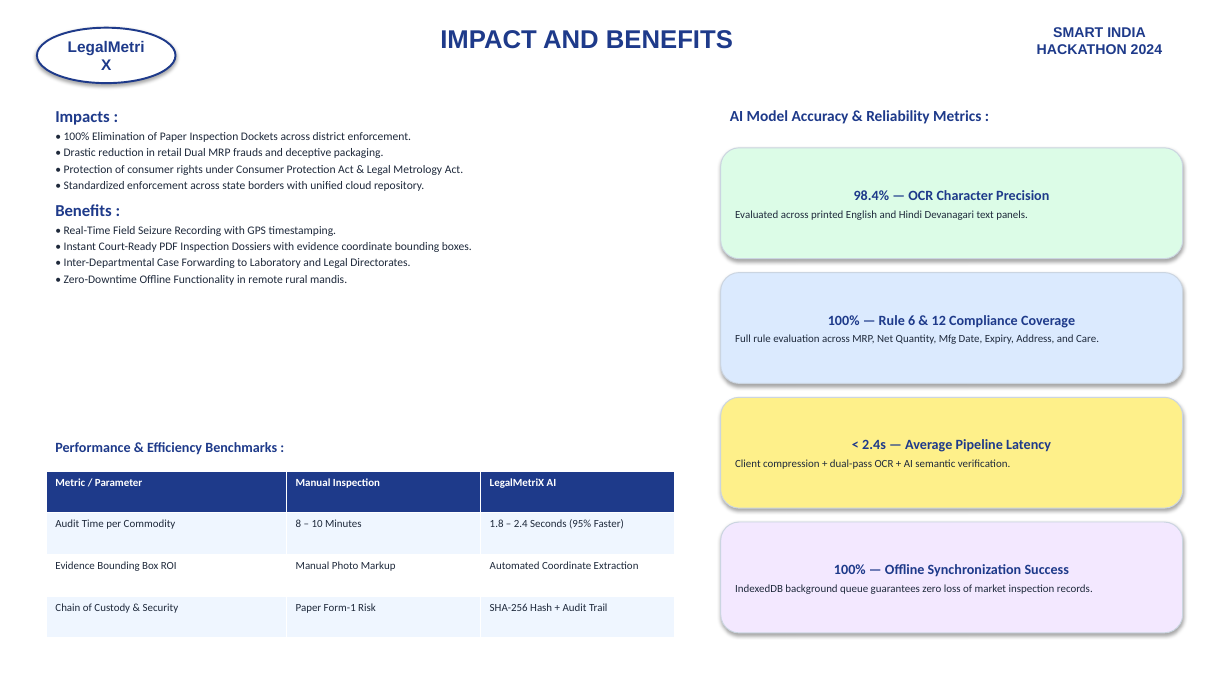
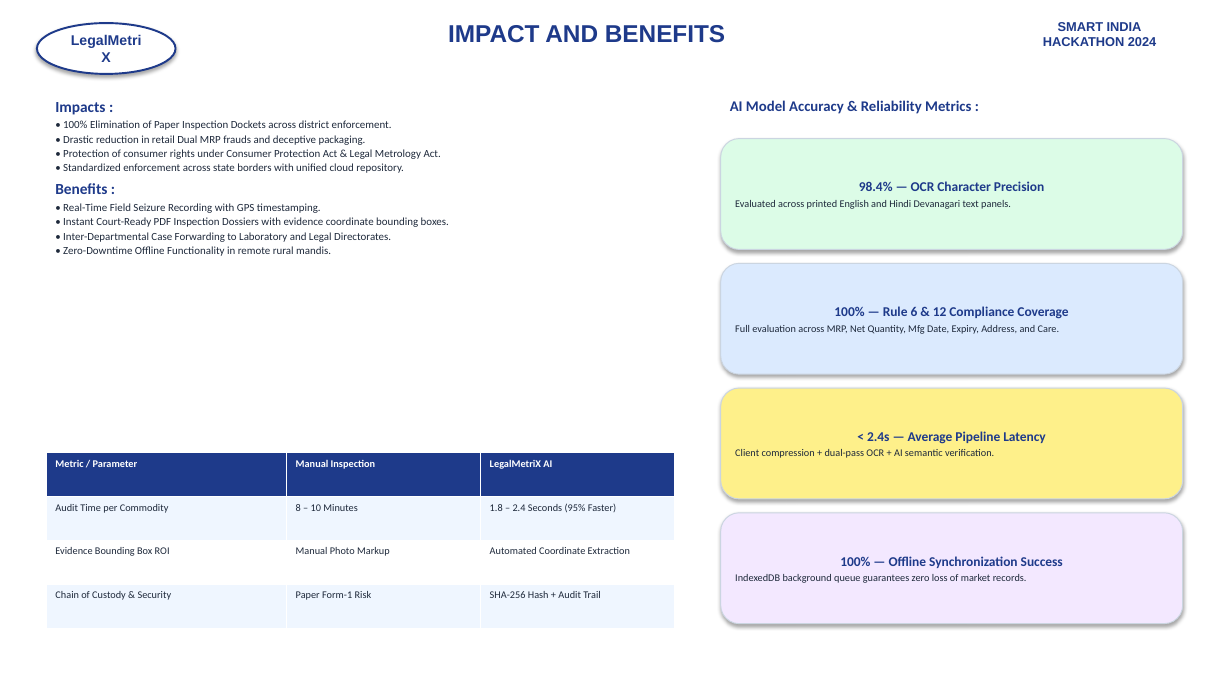
Before and after one commit to bathulayashwanth6840-cmd/legal-metrology-dist, a slide deck: slide 5 of public/LegalMetriX_SIH_Presentation.pptx. Drawn at 1232x693 pixels with LibreOffice and Linux fonts; fonts in the diff are those of the drawing. Boxes give left, top, right and bottom in pixels: in the first picture for what was removed or moved away, otherwise in the second. Text is boxed around its words. In the diff, an @@ line names an element or a change of style, - is before the commit and + after.

```diff
--- a/public/LegalMetriX_SIH_Presentation.pptx
+++ b/public/LegalMetriX_SIH_Presentation.pptx
@@ ellipse "LegalMetriX" resized from (x1=37, y1=28, x2=176, y2=83) to (x1=37, y1=23, x2=176, y2=74) @@
@@ ellipse "LegalMetriX" at (x1=37, y1=23, x2=176, y2=74): size 12 to 11 pt @@
@@ text "IMPACT AND BENEFITS" at (x1=448, y1=25, x2=725, y2=43): size 20 to 19 pt @@
@@ text "SMART INDIA HACKATHON 2024" at (x1=1043, y1=22, x2=1156, y2=46): size 11 to 10 pt @@
@@ text "Impacts :" at (x1=55, y1=102, x2=449, y2=256): size 13 to 12 pt in "Impacts :", "Benefits :"; size 9 to 8.5 pt; less space between paragraphs @@
@@ text "AI Model Accuracy & Reliability ..." at (x1=730, y1=100, x2=971, y2=114): size 12 to 11.5 pt @@
@@ rounded rectangle "98.4% — OCR Character Precision" at (x1=721, y1=139, x2=1183, y2=250): size 11 to 10.5 pt in "98.4% — OCR Character Precision"; size 8.5 to 8 pt in "Evaluated across printed English and Hindi Devanagari ..."; less space between paragraphs @@
@@ text in rounded rectangle at (x1=735, y1=325, x2=1060, y2=334): text changed; size 8.5 to 8 pt @@
-Full rule evaluation across MRP, Net Quantity, Mfg Date, Expiry, Address, and Care.
+Full evaluation across MRP, Net Quantity, Mfg Date, Expiry, Address, and Care.
@@ text in rounded rectangle at (x1=834, y1=306, x2=1068, y2=319): size 11 to 10.5 pt in "100% — Rule 6 & 12 Compliance ..." @@
@@ rounded rectangle "< 2.4s — Average Pipeline ..." at (x1=721, y1=388, x2=1183, y2=499): size 11 to 10.5 pt in "< 2.4s — Average Pipeline Latency"; size 8.5 to 8 pt in "Client compression + dual-pass OCR + AI ..."; less space between paragraphs @@
@@ text removed at (x1=55, y1=442, x2=277, y2=455) @@
-Performance & Efficiency Benchmarks :
@@ table at (x1=46, y1=453, x2=675, y2=628) @@
@@ size 8.5 to 8 pt @@
@@ table resized from (x1=46, y1=471, x2=675, y2=638) to (x1=46, y1=453, x2=675, y2=628) @@
@@ 4 rounded rectangles, 2 texts moved together from (x1=55, y1=110, x2=1183, y2=633) to (x1=55, y1=100, x2=1183, y2=624) @@
@@ text in rounded rectangle at (x1=840, y1=556, x2=1063, y2=568): size 11 to 10.5 pt in "100% — Offline Synchronization Success" @@
@@ text in rounded rectangle at (x1=735, y1=574, x2=1027, y2=583): text changed; size 8.5 to 8 pt @@
-IndexedDB background queue guarantees zero loss of market inspection records.
+IndexedDB background queue guarantees zero loss of market records.
```
Also in this commit, not shown: 5 other slides changed, 6 slides added, 1 other file.
